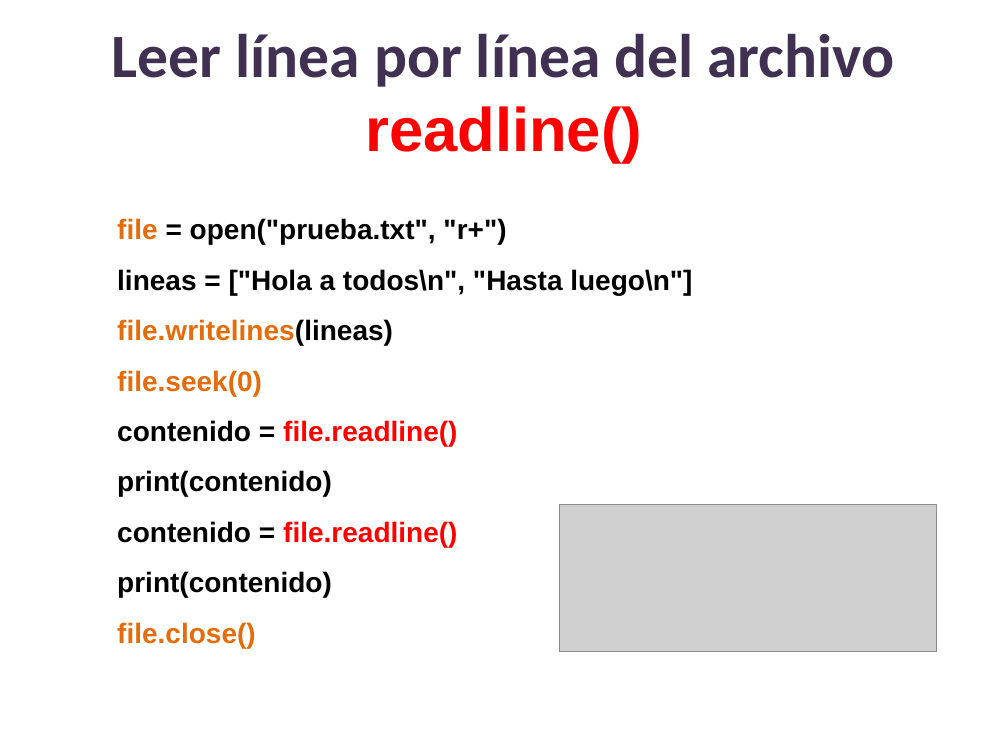
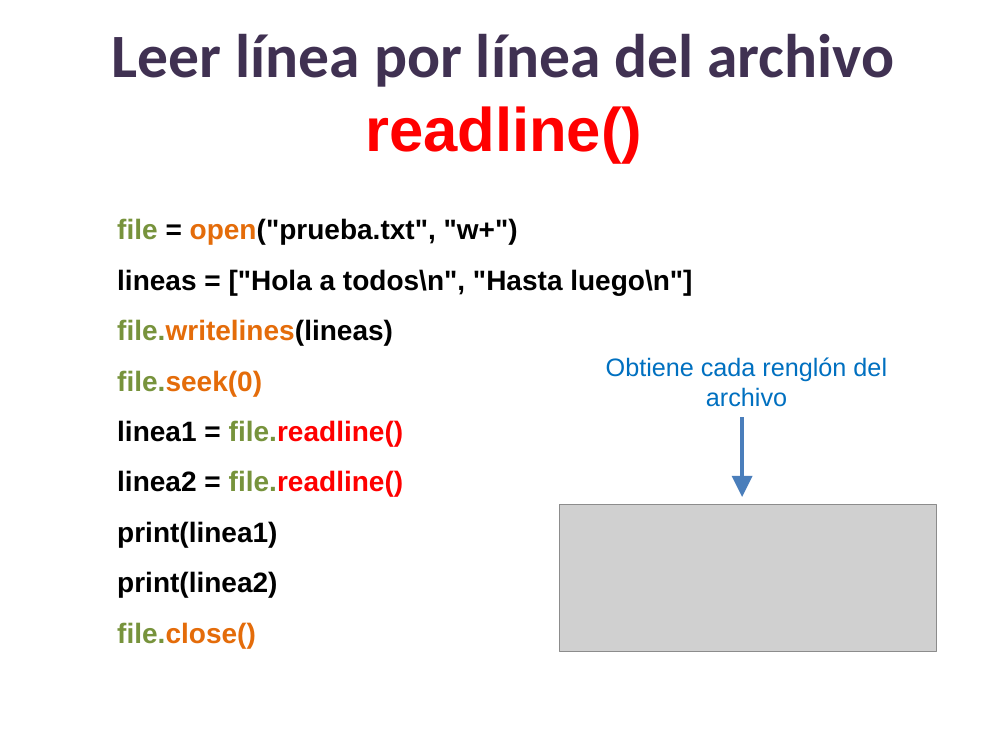
Before and after one commit to lizetheP/PensamientoC, a slide deck: slide 13 of CalendarioAgo20L/presentaciones/12_Archivos.pptx. Drawn at 1008x756 pixels with LibreOffice and Linux fonts; fonts in the diff are those of the drawing; grey boxes stand for pictures. Boxes give left, top, right and bottom in pixels: in the first picture for what was removed or moved away, otherwise in the second. Text is boxed around its words. In the diff, an @@ line names an element or a change of style, - is before the commit and + after.

```diff
--- a/CalendarioAgo20L/presentaciones/12_Archivos.pptx
+++ b/CalendarioAgo20L/presentaciones/12_Archivos.pptx
@@ text at [117,218,518,244]: text changed @@
-file = open("prueba.txt", "r+")
+file = open("prueba.txt", "w+")
@@ text at [117,319,393,648]: text colour #E46C0A to #77933C in "file.writelines(lineas)", "file.seek(0)", "file.close()" @@
@@ text added at [606,357,887,407], 18 pt, text #0070C0 @@
+Obtiene cada renglón del archivo
@@ arrow added from (742, 417) to (742, 497), #4B7EBC 3 pt @@
@@ text at [117,420,403,597]: text changed @@
-contenido = file.readline()
-print(contenido)
-contenido = file.readline()
-print(contenido)
+linea1 = file.readline()
+linea2 = file.readline()
+print(linea1)
+print(linea2)
```
Also in this commit, not shown: 15 other slides changed, 3 slides removed, 2 other files.
